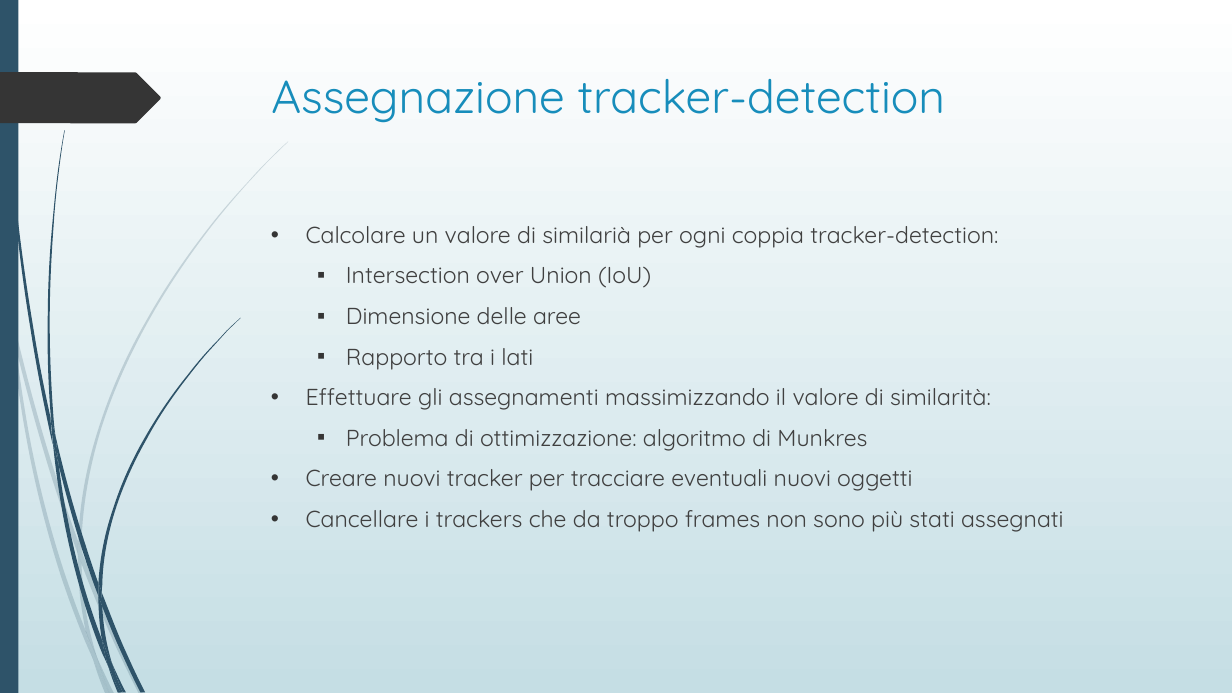
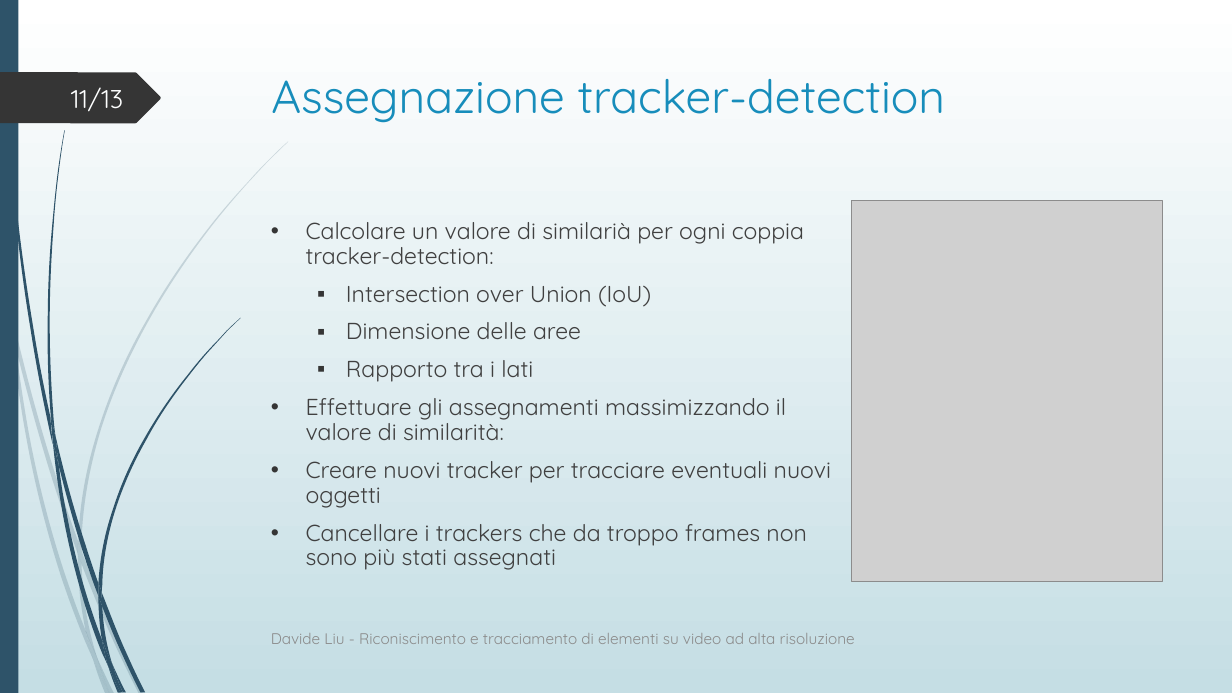
Before and after one commit to davide97l/Tesi-Laurea-Triennale, a slide deck: slide 11 of presentazione_tesi.pptx. Drawn at 1232x693 pixels with LibreOffice and Linux fonts; fonts in the diff are those of the drawing; grey boxes stand for pictures. Boxes give left, top, right and bottom in pixels: in the first picture for what was removed or moved away, otherwise in the second. Text is boxed around its words. In the diff, an @@ line names an element or a change of style, - is before the commit and + after.

```diff
--- a/presentazione_tesi.pptx
+++ b/presentazione_tesi.pptx
@@ page number added at box(71, 87, 123, 112), 20 pt, text #FEFFFF @@
+11/13
@@ picture added at box(851, 201, 1163, 581) @@
@@ text "Calcolare un valore di similarià ..." at box(306, 222, 831, 570): line spacing 1 to 0.9 @@
@@ text at box(346, 429, 867, 451): paragraph removed @@
-  ▪ Problema di ottimizzazione: algoritmo di Munkres
@@ text added at box(271, 633, 855, 644), 12 pt, text #8C8C8C @@
+Davide Liu - Riconiscimento e tracciamento di elementi su video ad alta risoluzione
```
Also in this commit, not shown: 12 other slides changed, 6 other files.
